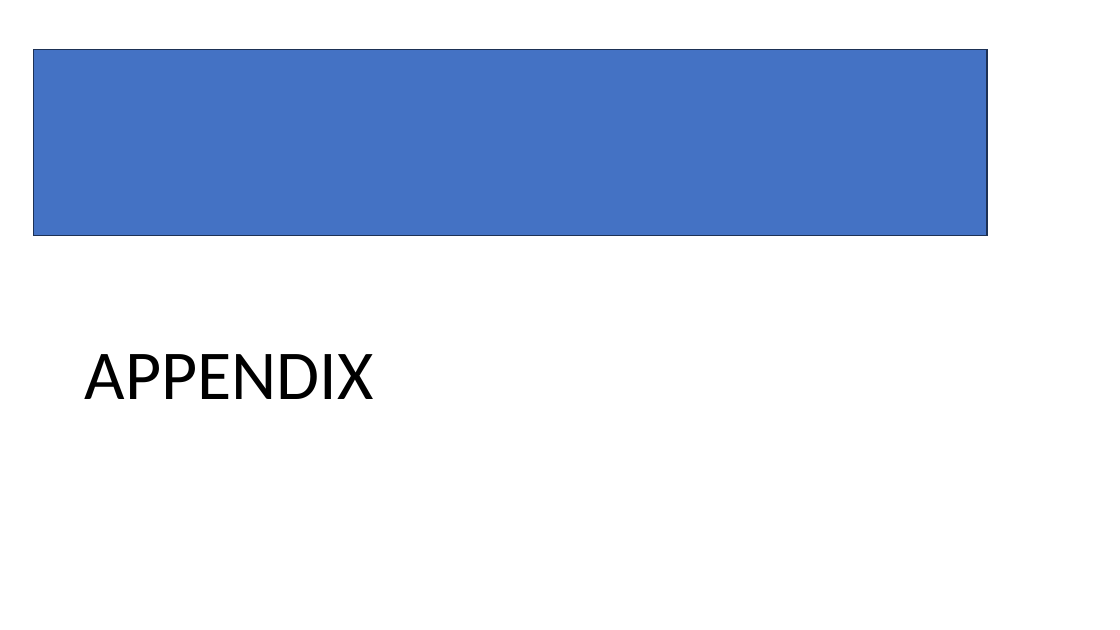
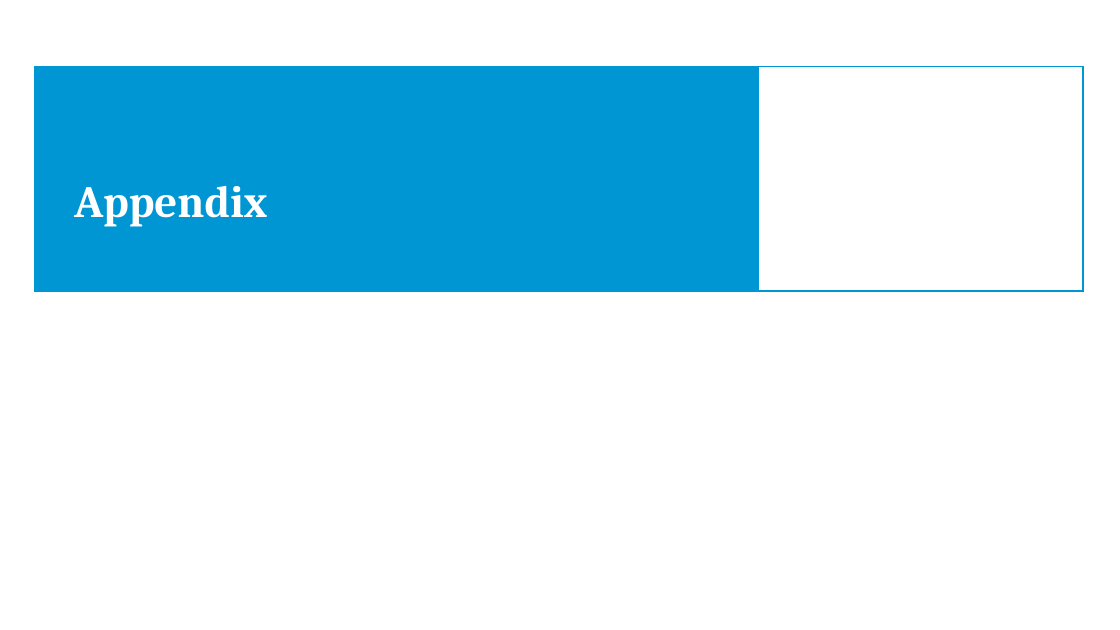
Before and after one commit to Bimi1804/BiT-ReNU, a slide deck: slide 31 of MasterThesis_Presentation2_MarkusBimassl.pptx (slide 28 before the commit). Drawn at 1120x630 pixels with LibreOffice and Linux fonts; fonts in the diff are those of the drawing; background and template pictures are left out. Boxes give left, top, right and bottom in pixels: in the first picture for what was removed or moved away, otherwise in the second. Text is boxed around its words. In the diff, an @@ line names an element or a change of style, - is before the commit and + after.

```diff
--- a/MasterThesis_Presentation2_MarkusBimassl.pptx
+++ b/MasterThesis_Presentation2_MarkusBimassl.pptx
@@ rectangle removed at (33,50,987,235) @@
@@ rectangle added at (35,66,759,291), fill #0096D3, outline #0096D3 1.5 pt @@
@@ rectangle added at (759,66,1083,291), fill #FFFFFF, outline #0096D3 1.5 pt @@
@@ title "Appendix" at (74,186,267,227): vertical alignment bottom to middle @@
@@ title at (74,186,267,227): text changed; size 60 to 38.4 pt; font Calibri to Cambria; text colour #000000 to #FFFFFF; bold on @@
-APPENDIX
+Appendix
```
Also in this commit, not shown: 42 other slides changed, 5 slides added.
